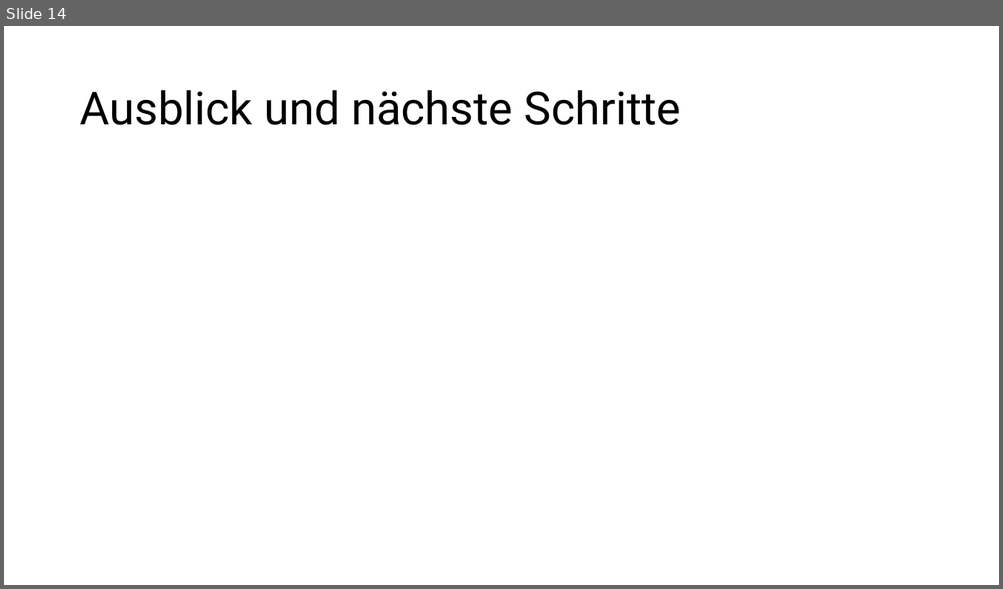
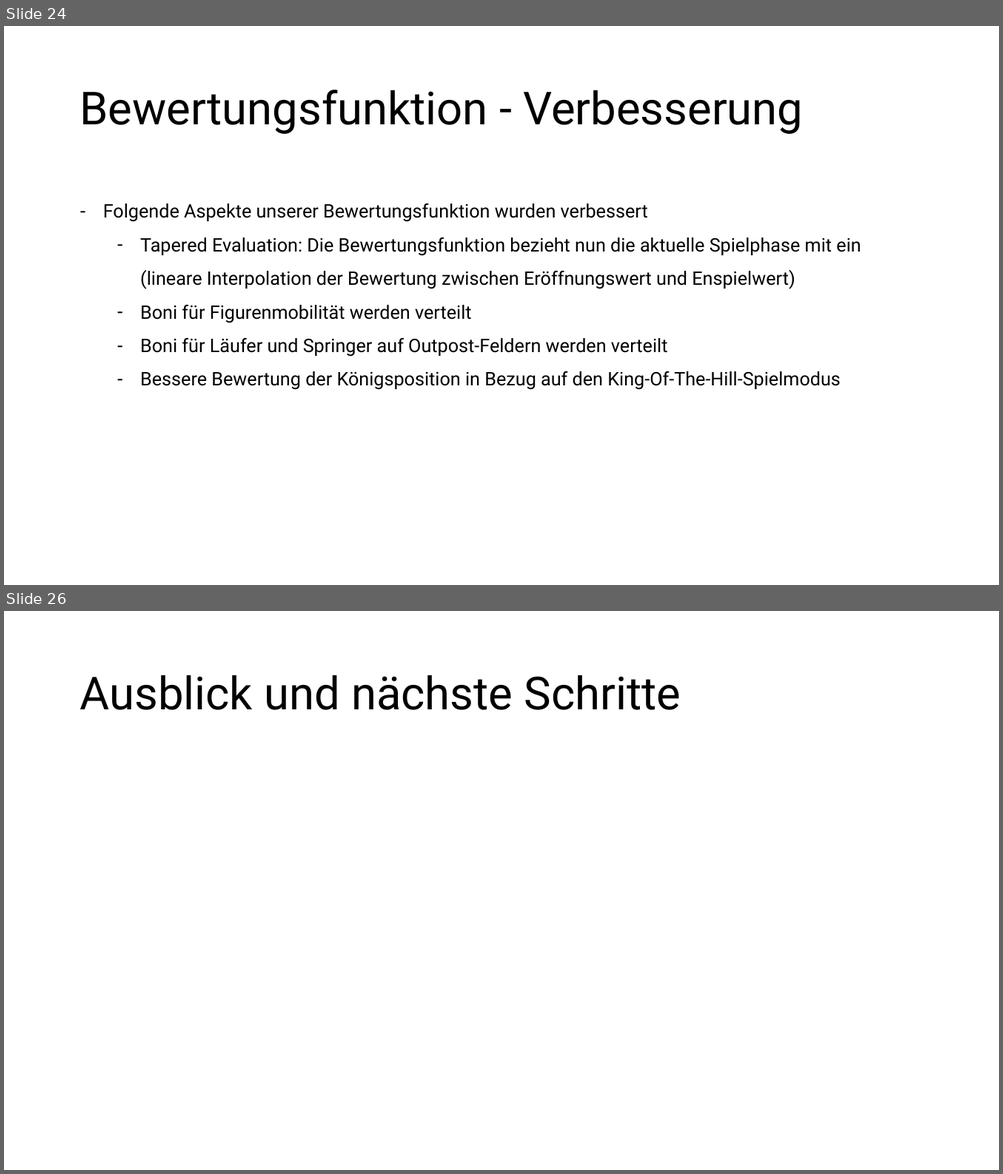
Before and after one commit to patrickzda/chess_engine, a slide deck: presentations/PJ_KI_MST3.pptx. Shown one above the other, each under a label of ours: slide 14 before the commit, slides 24 and 26 after it; the slides between them are not shown. The pictures are 1003x589 and 1003x1174 pixels, drawn with LibreOffice and Linux fonts; fonts in the diff are those of the drawing. Boxes give left, top, right and bottom in pixels: in the first picture for what was removed or moved away, otherwise in the second. Text is boxed around its words. In the diff, an @@ line names an element or a change of style, - is before the commit and + after.

```diff
--- a/presentations/PJ_KI_MST3.pptx
+++ b/presentations/PJ_KI_MST3.pptx
@@ slide 24 added at <box>4,26,999,585</box>, background #FFFFFF @@
@@ title added at <box>79,90,802,134</box>, 44 pt, text #000000 @@
+Bewertungsfunktion - Verbesserung
@@ text added at <box>103,204,860,390</box>, 18 pt, text #000000 @@
+– Folgende Aspekte unserer Bewertungsfunktion wurden verbessert
+  – Tapered Evaluation: Die Bewertungsfunktion bezieht nun die aktuelle Spielphase mit ein (lineare Interpolation der Bewertung zwischen Eröffnungswert und Enspielwert)
+  – Boni für Figurenmobilität werden verteilt
+  – Boni für Läufer und Springer auf Outpost-Feldern werden verteilt
+  – Bessere Bewertung der Königsposition in Bezug auf den King-Of-The-Hill-Spielmodus
@@ what was slide 14 is now slide 26 @@
```
Also in this commit, not shown: 3 slides changed, 19 other slides added, 8 slides removed.
